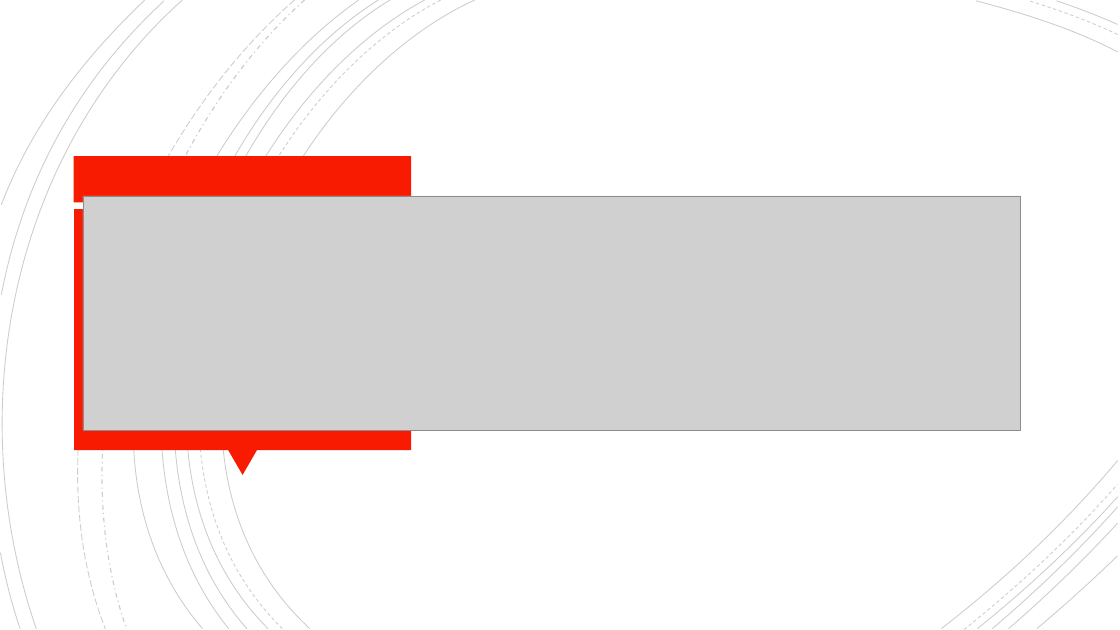
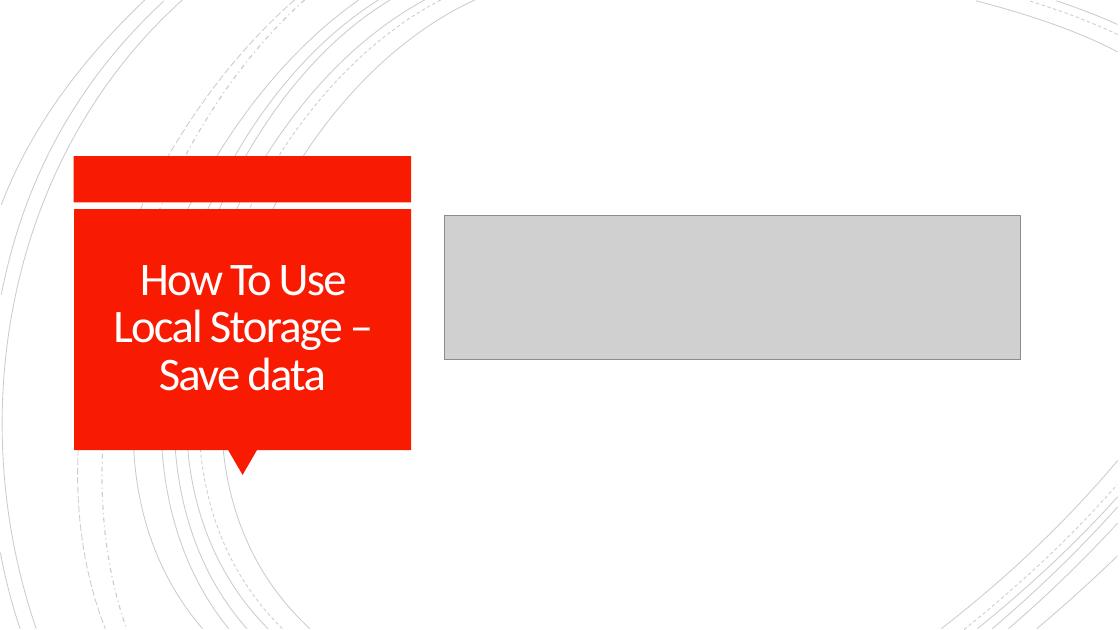
Before and after one commit to rdockstader/BYUI-CS, a slide deck: slide 4 of CIT261/05 Local Storage/Local Storage.pptx. Drawn at 1120x630 pixels with LibreOffice and Linux fonts; fonts in the diff are those of the drawing; grey boxes stand for pictures. Boxes give left, top, right and bottom in pixels: in the first picture for what was removed or moved away, otherwise in the second. Text is boxed around its words. In the diff, an @@ line names an element or a change of style, - is before the commit and + after.

Commit message:
change img placement on local storage slides

```diff
--- a/CIT261/05 Local Storage/Local Storage.pptx
+++ b/CIT261/05 Local Storage/Local Storage.pptx
@@ picture: place and size @@
-picture at (83,196,1022,430)
+picture at (444,216,1022,360)
@@ title added at (113,265,347,391), 40 pt, text #FFFEFF @@
+How To Use Local Storage – Save data
```
Also in this commit, not shown: 1 other slide changed.
